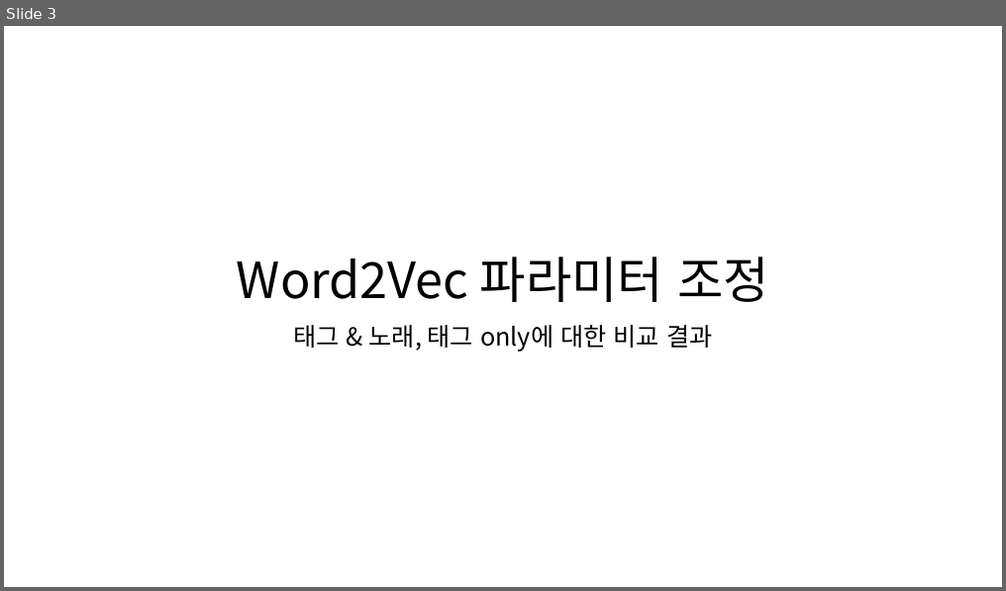
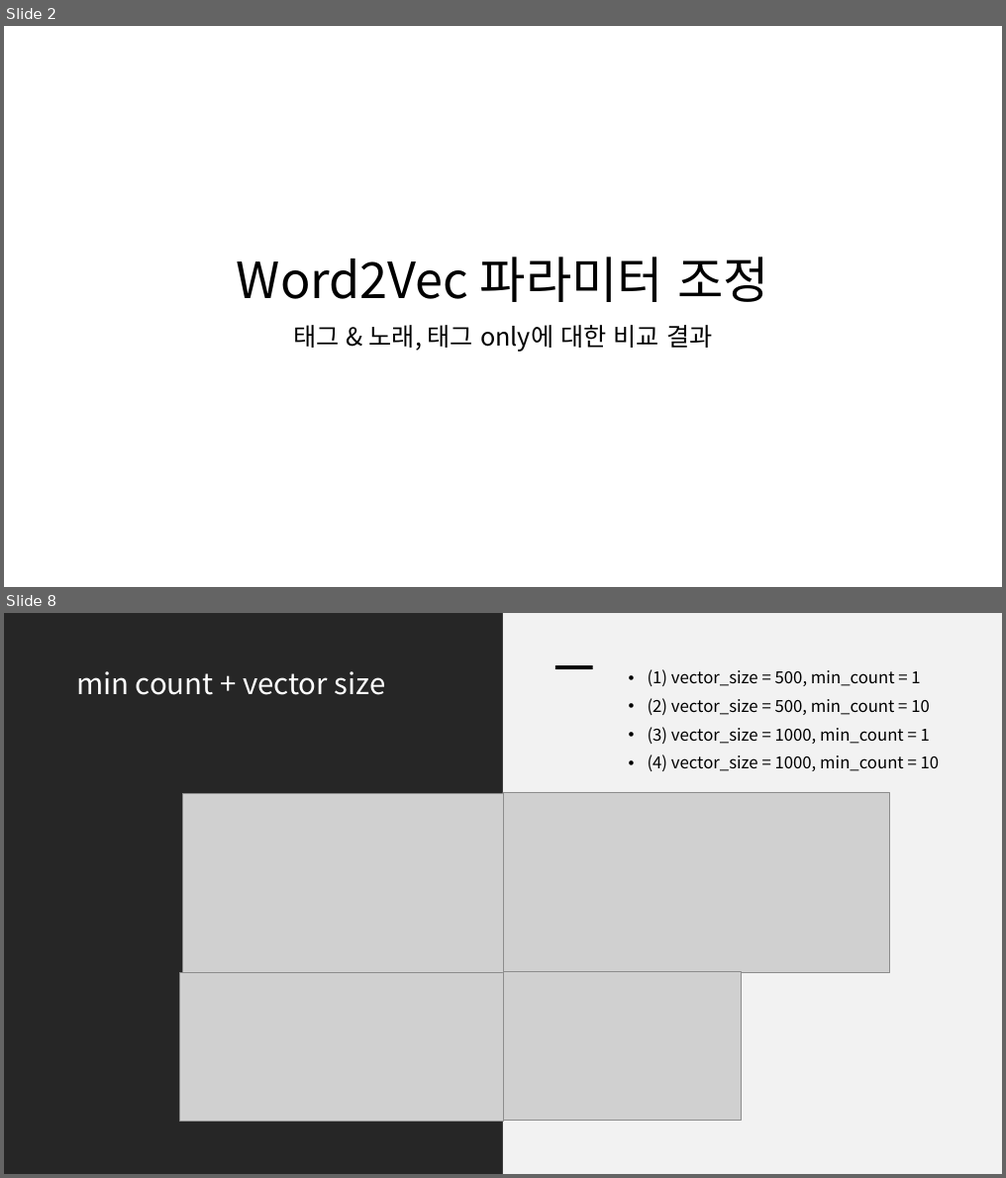
Before and after one commit to LimTurtle/GA_Saronite, a slide deck: src/Test_Model_Gaeul/05_Conclusion.pptx. Shown one above the other, each under a label of ours: slide 3 before the commit, slides 2 and 8 after it; the slides between them are not shown. The pictures are 1006x591 and 1006x1178 pixels, drawn with LibreOffice and Linux fonts; fonts in the diff are those of the drawing; grey boxes stand for pictures. Boxes give left, top, right and bottom in pixels: in the first picture for what was removed or moved away, otherwise in the second. Text is boxed around its words. In the diff, an @@ line names an element or a change of style, - is before the commit and + after.

```diff
--- a/src/Test_Model_Gaeul/05_Conclusion.pptx
+++ b/src/Test_Model_Gaeul/05_Conclusion.pptx
@@ slide 8 added at [4, 613, 1002, 1174], background #FFFFFF @@
@@ rectangle added at [4, 613, 503, 1174], fill #262626 @@
@@ rectangle added at [503, 613, 1002, 1174], fill #F2F2F2 @@
@@ title added at [76, 671, 386, 695], 28 pt, text #FFFFFF @@
+min count + vector size
@@ rectangle added at [555, 665, 593, 669], fill #000000 @@
@@ text added at [648, 669, 940, 771], 16 pt, text #000000 @@
+• (1) vector_size = 500, min_count = 1
+• (2) vector_size = 500, min_count = 10
+• (3) vector_size = 1000, min_count = 1
+• (4) vector_size = 1000, min_count = 10
@@ picture added at [183, 793, 503, 972] @@
@@ picture added at [503, 792, 890, 972] @@
@@ picture added at [179, 972, 503, 1121] @@
@@ picture added at [503, 971, 742, 1121] @@
@@ what was slide 3 is now slide 2 @@
```
Also in this commit, not shown: 3 slides changed, 4 other slides added, 1 slide removed, 4 other files.
